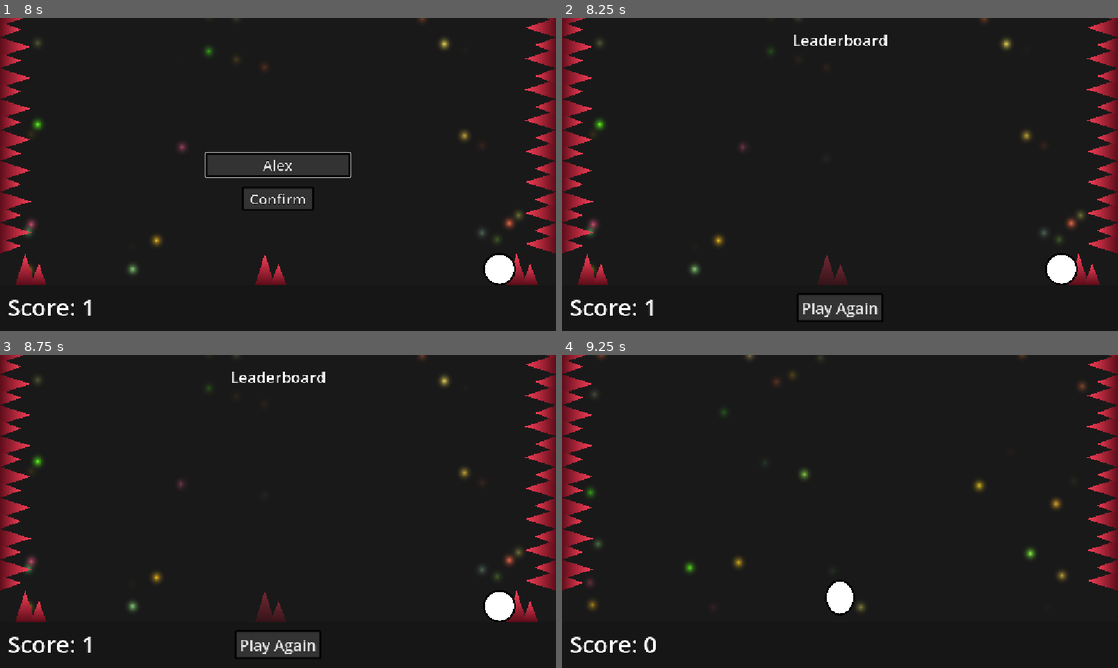
Above: before the commit, frames 1-4 (two rows, left to right).
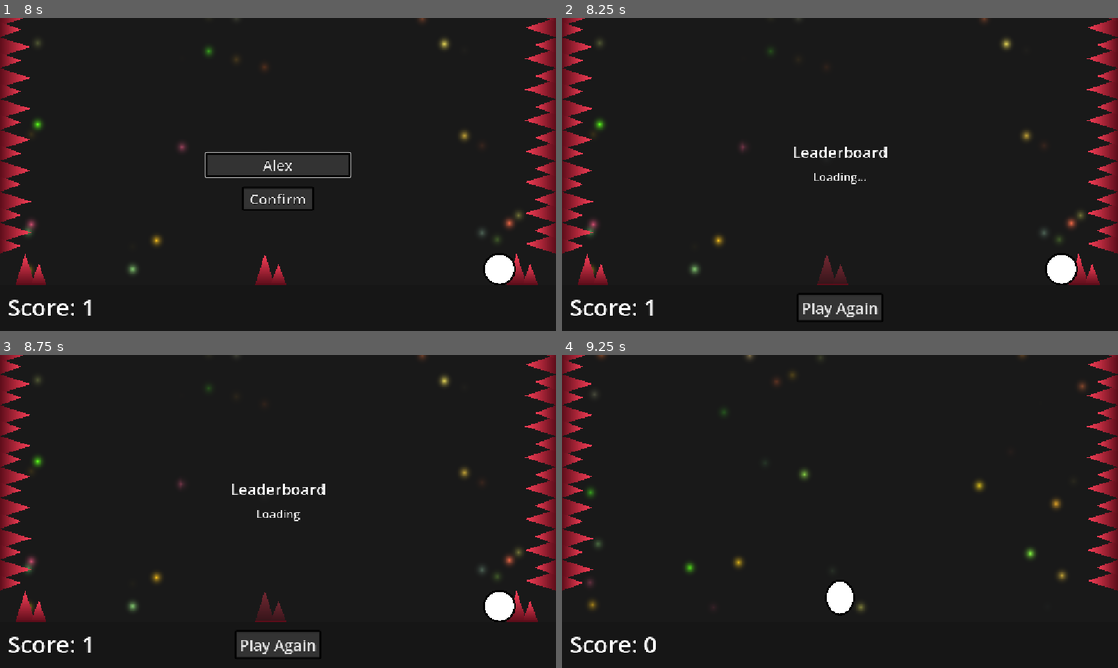
Above: after the commit, the same moments.

Repository: vindognz/dodge-the-spikes
Game: Godot game, scene res://scenes/start.tscn
The game is run twice, just before and just after one commit, with the same random seed, the same clock (stepped at 60 frames per second) and the same inputs.
Inputs (mouse positions are in pixels of both pictures, inside the frame that each line leads up to):
- Up to frame 1 (8 s): click "Start" at 0.5 s; tap Enter at 1.25 s; move the mouse to (400, 158) at 1.27 s; hold Right (right) 1.28-2 s; tap Alt every 1.5 s from 1.35 to 5.85 s; click (400, 158) at 1.42 s; tap Space (jump) at 1.52, 4.52 s; drag from (166, 190) to (16, 237) at 2.02 s; move the mouse to (333, 105) at 2.77 s; hold A (left) 2.78-3.5 s; drag from (250, 237) to (16, 205) at 3.52 s; move the mouse to (444, 221) at 4.27 s; hold Right (right) 4.28-5 s; drag from (111, 127) to (16, 177) at 5.02 s; move the mouse to (305, 174) at 5.77 s; hold Right (right) 5.78-6.5 s; click (305, 174) at 5.92 s; drag from (194, 96) to (16, 146) at 6.52 s; click (278, 165) at 7.27 s; type "Alex" at 7.35 s
- Up to frame 2 (8.25 s): click "Confirm" at 8 s
- Up to frame 3 (8.75 s): no input
- Up to frame 4 (9.25 s): click "Play Again" at 8.75 s

Frame 1 is identical in both runs. In frame 2, 0.6% of the frame differs, in the area x 41-59%, y 5-86%; in frame 3, 0.6%; in frame 4, nothing differs.

Commit message:
add spike wall landing page, fix leaderboard fetch in editor and web

Diff:
--- a/scripts/Global.gd
+++ b/scripts/Global.gd
@@ -14,6 +14,8 @@
 
 func submit_score(player_name: String, on_complete: Callable = Callable()) -> void:
 	if score == 0:
+		if on_complete.is_valid():
+			on_complete.call()
 		return
 
 	var http = HTTPRequest.new()
@@ -35,6 +37,8 @@
 	if error != OK:
 		print("HTTP request failed to start: ", error)
 		http.queue_free()
+		if on_complete.is_valid():
+			on_complete.call()
 		return
 
 	http.request_completed.connect(
@@ -50,28 +54,54 @@
 	)
 
 func fetch_leaderboard(callback: Callable) -> void:
-	var js_code = """
+	if OS.has_feature("web"):
+		_fetch_leaderboard_web(callback)
+	else:
+		_fetch_leaderboard_http(callback)
+
+func _fetch_leaderboard_http(callback: Callable) -> void:
+	var http = HTTPRequest.new()
+	get_tree().root.add_child(http)
+
+	var url = SUPABASE_URL + "/rest/v1/rpc/get_leaderboard"
+	var headers = [
+		"apikey: " + SUPABASE_KEY,
+		"Authorization: Bearer " + SUPABASE_KEY
+	]
+	http.request(url, headers, HTTPClient.METHOD_GET)
+	http.request_completed.connect(func(_result, code, _headers, body):
+		if code == 200 and callback.is_valid():
+			callback.call(JSON.parse_string(body.get_string_from_utf8()))
+		else:
+			print("Fetch failed: ", code)
+		http.queue_free()
+	)
+
+func _fetch_leaderboard_web(callback: Callable) -> void:
+	# reset first, otherwise the poll sees stale data from the previous fetch
+	JavaScriptBridge.eval("window.leaderboardData = undefined;")
+	JavaScriptBridge.eval("""
 	fetch('%s/rest/v1/rpc/get_leaderboard', {
+		cache: 'no-store',
 		headers: {
 			'apikey': '%s',
 			'Authorization': 'Bearer %s'
 		}
 	})
 	.then(r => r.json())
-	.then(data => window.leaderboardData = data);
-	""" % [SUPABASE_URL, SUPABASE_KEY, SUPABASE_KEY]
+	.then(data => window.leaderboardData = data)
+	.catch(e => window.leaderboardData = []);
+	""" % [SUPABASE_URL, SUPABASE_KEY, SUPABASE_KEY])
 
-	JavaScriptBridge.eval(js_code)
-
-	# poll for the data
 	var timer = 0.0
 	while timer < 5.0:
 		if JavaScriptBridge.eval("typeof window.leaderboardData !== 'undefined'"):
-			var data_str = JavaScriptBridge.eval("JSON.stringify(window.leaderboardData)")
-			var data = JSON.parse_string(data_str)
-			callback.call(data)
+			var data = JSON.parse_string(JavaScriptBridge.eval("JSON.stringify(window.leaderboardData)"))
+			if callback.is_valid():
+				callback.call(data)
 			return
 		timer += 0.1
 		await get_tree().create_timer(0.1).timeout
 
-	callback.call([])
+	if callback.is_valid():
+		callback.call([])
Not shown, added: web-export/index.apple-touch-icon.png.import
Not shown, added: web-export/index.icon.png.import
Not shown, added: web-export/index.png.import
Not shown, changed: .gitignore
Not shown, changed: index.html
Not shown, added: serve.py
Not shown, changed: styles.css
Not shown, changed: web-export/index.html
Not shown, changed: web-export/index.pck
